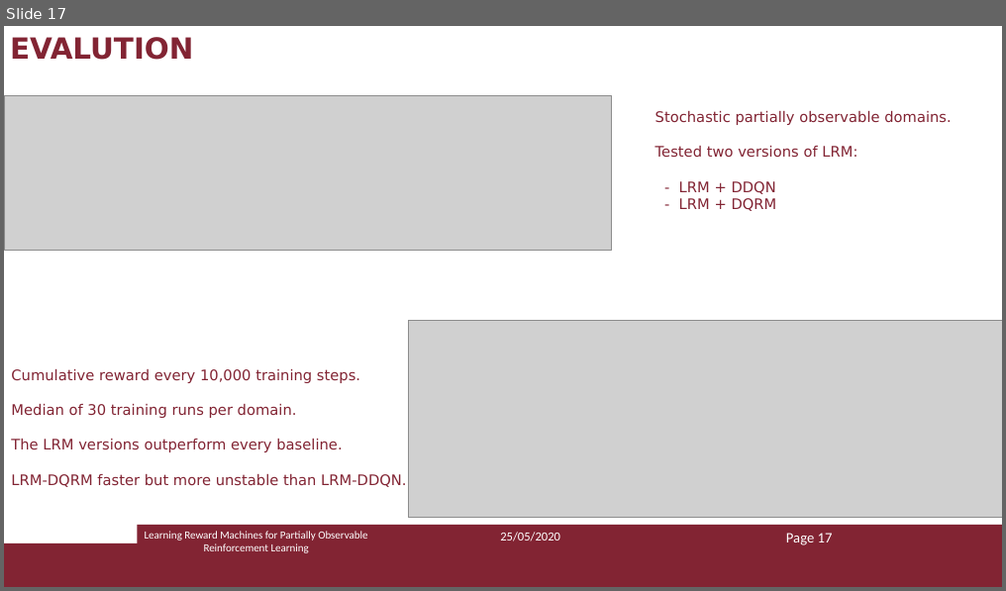
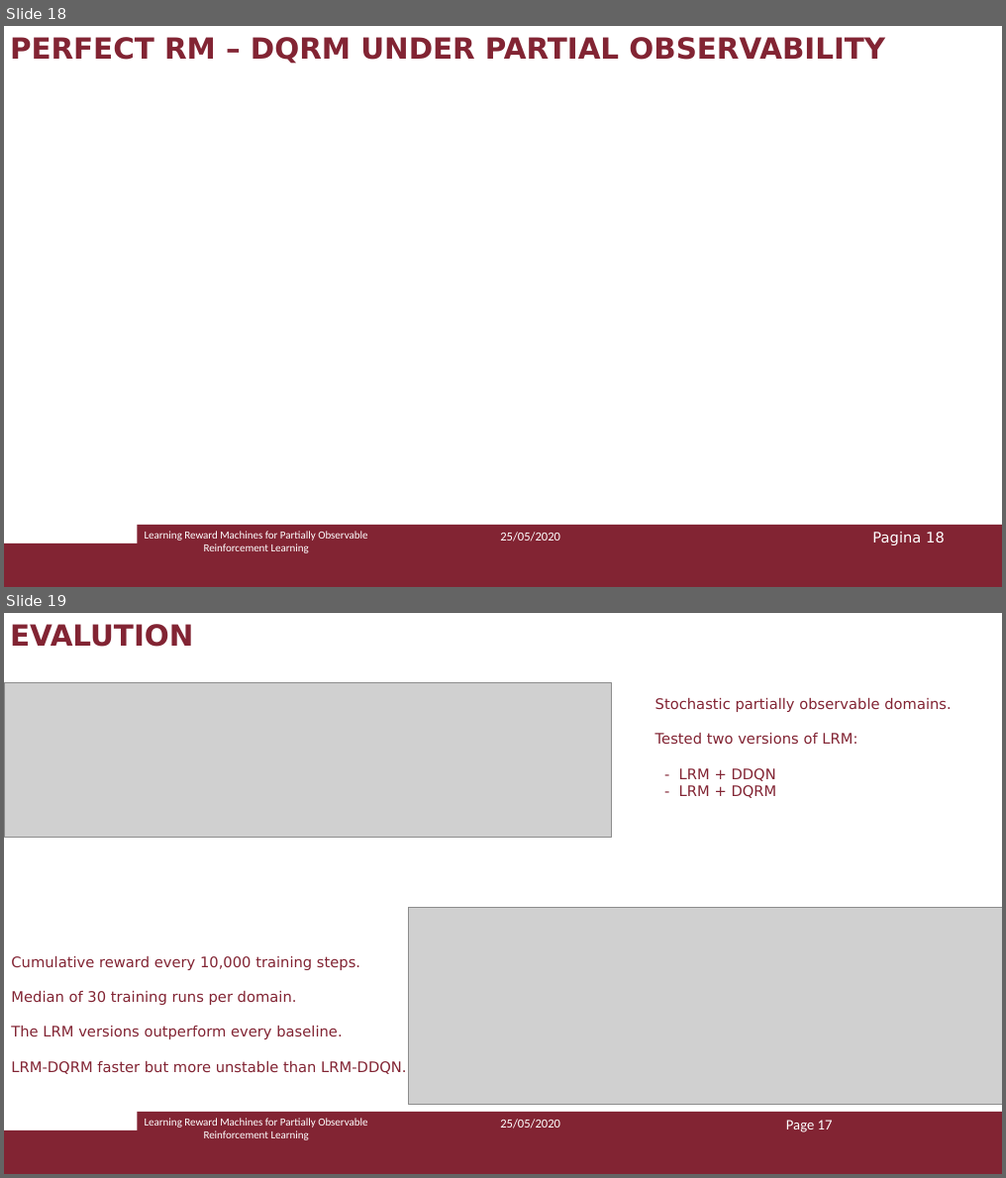
Before and after one commit to Marvet94/reasoning_agents_project_2020, a slide deck: ra_presentazione.pptx. Shown one above the other, each under a label of ours: slide 17 before the commit, slides 18 and 19 after it. The pictures are 1006x591 and 1006x1178 pixels, drawn with LibreOffice and Linux fonts; fonts in the diff are those of the drawing; grey boxes stand for pictures. Boxes give left, top, right and bottom in pixels: in the first picture for what was removed or moved away, otherwise in the second. Text is boxed around its words. In the diff, an @@ line names an element or a change of style, - is before the commit and + after.

```diff
--- a/ra_presentazione.pptx
+++ b/ra_presentazione.pptx
@@ slide 18 added at <box>4,26,1002,587</box>, background #FFFFFF; not listed: 2 template elements that a slide beside it also shows @@
@@ text added at <box>10,37,885,64</box>, 28 pt, text #822433, bold @@
+PERFECT RM – DQRM UNDER PARTIAL OBSERVABILITY
@@ text added at <box>145,531,367,554</box>, 10.5 pt, text #FFFFFF @@
+Learning Reward Machines for Partially Observable Reinforcement Learning
@@ text added at <box>500,532,560,542</box>, 12 pt, text #FFFFFF @@
+25/05/2020
@@ page number added at <box>872,532,944,546</box>, 14 pt, text #FFFFFF @@
+Pagina 18
@@ what was slide 17 is now slide 19 @@
```
Also in this commit, not shown: 2 slides changed, 3 other slides added.
